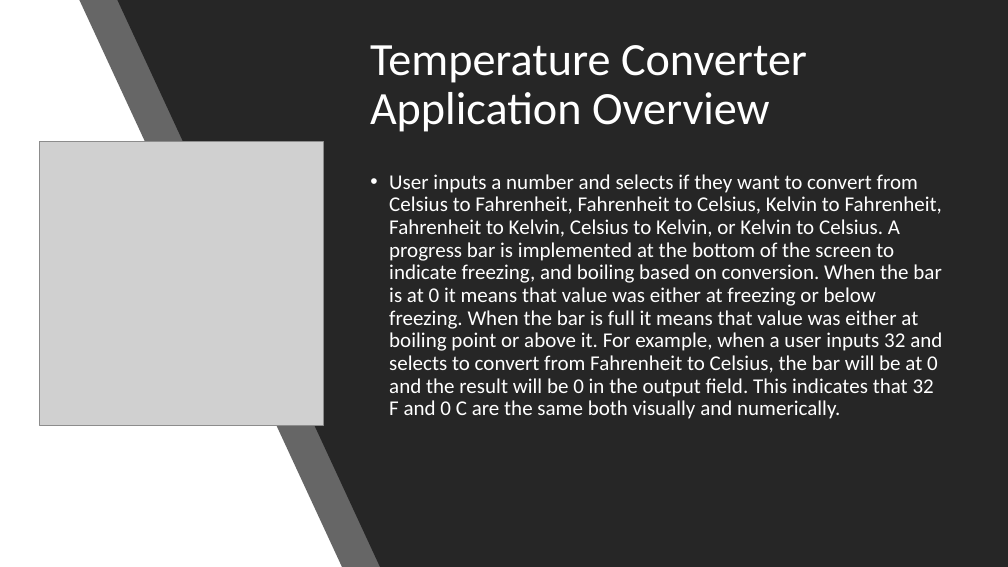
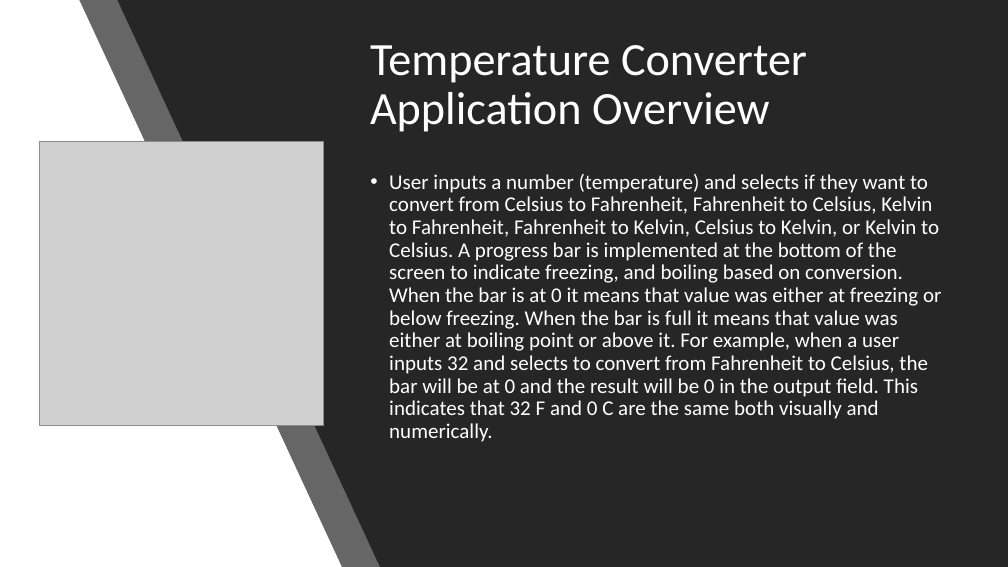
Before and after one commit to acn1008/ProjectComp730, a slide deck: slide 3 of Final Project.pptx (slide 2 before the commit). Drawn at 1008x567 pixels with LibreOffice and Linux fonts; fonts in the diff are those of the drawing; grey boxes stand for pictures. Boxes give left, top, right and bottom in pixels: in the first picture for what was removed or moved away, otherwise in the second. Text is boxed around its words. In the diff, an @@ line names an element or a change of style, - is before the commit and + after.

```diff
--- a/Final Project.pptx
+++ b/Final Project.pptx
@@ text at [389,174,941,442]: text changed @@
-• User inputs a number and selects if they want to convert from Celsius to Fahrenheit, Fahrenheit to Celsius, Kelvin to Fahrenheit, Fahrenheit to Kelvin, Celsius to Kelvin, or Kelvin to Celsius. A progress bar is implemented at the bottom of the screen to indicate freezing, and boiling based on conversion. When the bar is at 0 it means that value was either at freezing or below freezing. When the bar is full it means that value was either at boiling point or above it. For example, when a user inputs 32 and selects to convert from Fahrenheit to Celsius, the bar will be at 0 and the result will be 0 in the output field. This indicates that 32 F and 0 C are the same both visually and numerically.
+• User inputs a number (temperature) and selects if they want to convert from Celsius to Fahrenheit, Fahrenheit to Celsius, Kelvin to Fahrenheit, Fahrenheit to Kelvin, Celsius to Kelvin, or Kelvin to Celsius. A progress bar is implemented at the bottom of the screen to indicate freezing, and boiling based on conversion. When the bar is at 0 it means that value was either at freezing or below freezing. When the bar is full it means that value was either at boiling point or above it. For example, when a user inputs 32 and selects to convert from Fahrenheit to Celsius, the bar will be at 0 and the result will be 0 in the output field. This indicates that 32 F and 0 C are the same both visually and numerically.
```
Also in this commit, not shown: 3 other slides changed, 1 slide added.
